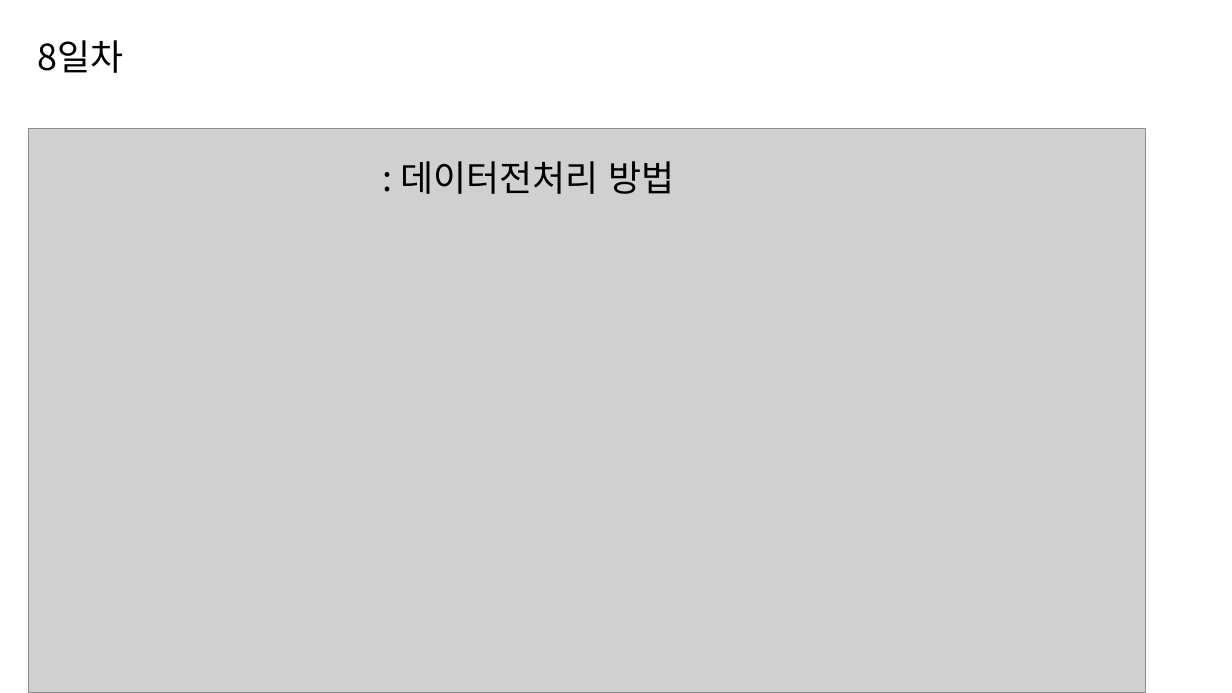
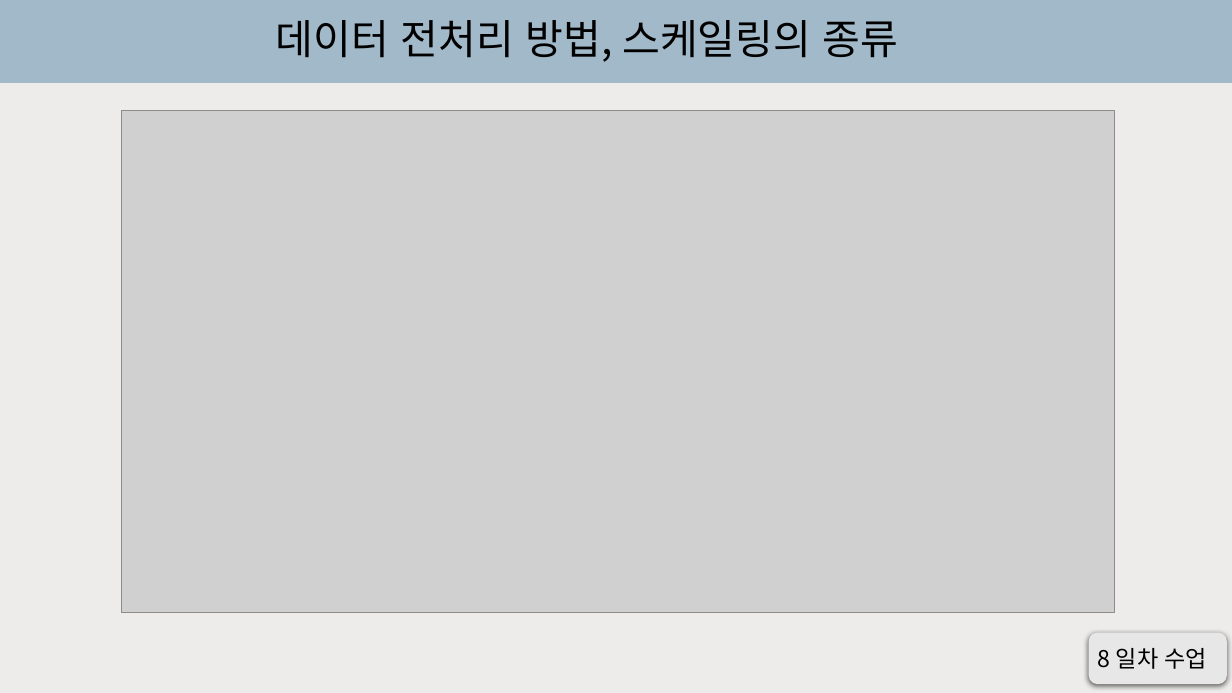
Before and after one commit to Ryujaeuk/keras, a slide deck: slide 6 of keras_study.pptx (slide 4 before the commit). Drawn at 1232x693 pixels with LibreOffice and Linux fonts; fonts in the diff are those of the drawing; grey boxes stand for pictures. Boxes give left, top, right and bottom in pixels: in the first picture for what was removed or moved away, otherwise in the second. Text is boxed around its words. In the diff, an @@ line names an element or a change of style, - is before the commit and + after.

```diff
--- a/keras_study.pptx
+++ b/keras_study.pptx
@@ background #FFFFFF to gradient #EDECEA to #A2B9C9 @@
@@ text at (276,20,899,62): text changed; size 28 to 32 pt @@
-: 데이터전처리 방법
+데이터 전처리 방법, 스케일링의 종류
@@ text removed at (38,40,124,73) @@
-8일차
@@ picture: place and size @@
-picture at (29,128,1146,693)
+picture at (121,111,1115,613)
@@ rounded rectangle added at (1089,633,1227,685), fill #E9E7E7 @@
@@ text added at (1098,648,1208,669), 18 pt, text #000000 @@
+8 일차 수업
```
Also in this commit, not shown: 7 other slides changed, 5 slides added, 2 slides removed.
